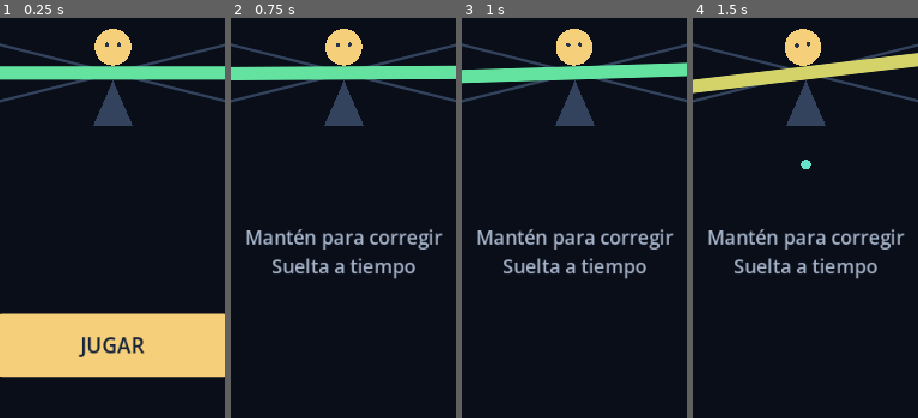
Above: before the commit, frames 1-4 (left to right).
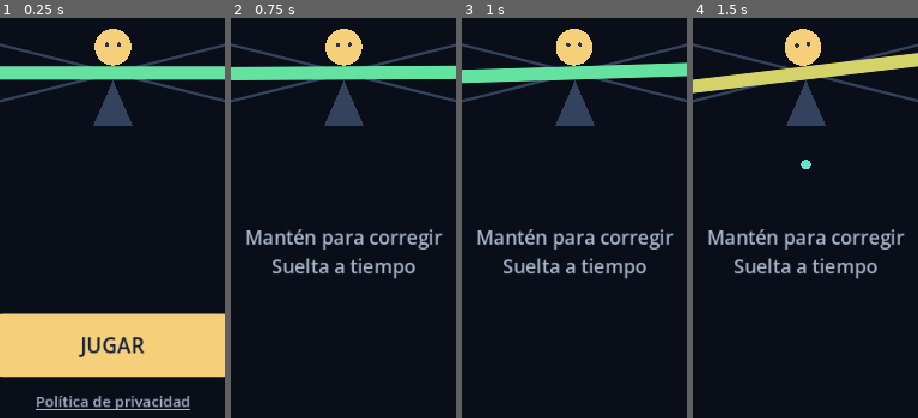
Above: after the commit, the same moments.

Repository: eze01061985/Equilibrista
Game: Godot game, scene res://scenes/start.tscn
Two runs of this game, one before a commit and one after it. Both use one fixed random seed, a clock stepped at 60 frames per second and the inputs below.
Inputs (mouse positions are % of the whole screen's width and height, from its top left):
- Up to frame 1 (0.25 s): no input
- Up to frame 2 (0.75 s): click "JUGAR" at 0.5 s
- Up to frame 3 (1 s): no input
- Up to frame 4 (1.5 s): tap Enter at 1.25 s; move the mouse to (72, 45) at 1.27 s; click (72, 45) at 1.42 s
The pictures show only the part of the screen within x 25-75%, y 45-95%; the shares and areas given below are measured in that part.

The runs differ from the first frame. In frame 1, 1.3% of the frame differs, in the area x 16-85%, y 94-98%; in frame 2, nothing differs; in frame 3, nothing differs; in frame 4, nothing differs.

Commit message:
Add privacy policy in-game link and document public GitHub Pages

Diff:
--- a/scripts/start_screen.gd
+++ b/scripts/start_screen.gd
@@ -1,5 +1,8 @@
 extends Control
 
+const PRIVACY_URL := "https://eze01061985.github.io/Equilibrista/privacy/"
+
+var privacy_link: LinkButton
 var play_button: Button
 var header: VBoxContainer
 var footer: VBoxContainer
@@ -25,6 +28,13 @@
 	play_button = Presentation.button("JUGAR")
 	play_button.pressed.connect(_play)
 	footer.add_child(play_button)
+	privacy_link = LinkButton.new()
+	privacy_link.text = "Política de privacidad"
+	privacy_link.custom_minimum_size.y = 44
+	privacy_link.add_theme_font_size_override("font_size", 18)
+	privacy_link.add_theme_color_override("font_color", Presentation.MUTED)
+	privacy_link.pressed.connect(_open_privacy)
+	add_child(privacy_link)
 	resized.connect(_layout)
 	_layout.call_deferred()
 
@@ -34,12 +44,23 @@
 	header.size = Vector2(safe.size.x, 120)
 	footer.position = Vector2(safe.position.x, safe.end.y - 136)
 	footer.size = Vector2(safe.size.x, 76)
+	privacy_link.size = privacy_link.get_combined_minimum_size()
+	privacy_link.position = Vector2(safe.position.x + (safe.size.x - privacy_link.size.x) / 2.0, safe.end.y - 44)
 
 func _input(event: InputEvent) -> void:
+	if event is InputEventScreenTouch and event.pressed and privacy_link.get_global_rect().has_point(event.position):
+		get_viewport().set_input_as_handled()
+		_open_privacy()
+		return
 	# No emulamos mouse desde touch: el botón recibe el toque explícitamente.
 	if event is InputEventScreenTouch and event.pressed and play_button.get_global_rect().has_point(event.position):
 		get_viewport().set_input_as_handled()
 		_play()
+
+func _open_privacy() -> void:
+	var error := OS.shell_open(PRIVACY_URL)
+	if error != OK:
+		push_warning("No se pudo abrir la política de privacidad: %s" % error)
 
 func _play() -> void:
 	if starting:
--- /dev/null
+++ b/tests/privacy_link_test.gd
@@ -0,0 +1,74 @@
+extends SceneTree
+
+class TestMenu extends "res://scripts/start_screen.gd":
+	var opened := 0
+	func _open_privacy() -> void:
+		opened += 1
+		if "--open-browser" in OS.get_cmdline_user_args():
+			super._open_privacy()
+
+func _initialize() -> void:
+	call_deferred("_run")
+
+func _run() -> void:
+	root.size = Vector2i(432, 768)
+	root.content_scale_size = Vector2i(540, 960)
+	root.content_scale_mode = Window.CONTENT_SCALE_MODE_CANVAS_ITEMS
+	var menu := TestMenu.new()
+	root.add_child(menu)
+	menu.set_anchors_and_offsets_preset(Control.PRESET_FULL_RECT)
+	current_scene = menu
+	await process_frame
+	await process_frame
+	assert(menu.PRIVACY_URL == "https://eze01061985.github.io/Equilibrista/privacy/")
+	assert(not menu.privacy_link.get_global_rect().intersects(menu.play_button.get_global_rect()))
+	for touch in [false, true]:
+		var center := menu.privacy_link.get_global_rect().get_center()
+		for pressed in [true, false]:
+			if touch:
+				var event := InputEventScreenTouch.new()
+				event.position = center
+				event.pressed = pressed
+				root.push_input(event, true)
+			else:
+				var event := InputEventMouseButton.new()
+				event.position = center
+				event.button_index = MOUSE_BUTTON_LEFT
+				event.pressed = pressed
+				root.push_input(event, true)
+		await process_frame
+		assert(menu.opened == (2 if touch else 1), "Cada click/touch abre una sola vez")
+		assert(current_scene == menu and not menu.starting, "Privacidad no inicia una partida")
+	if DisplayServer.get_name() != "headless":
+		await RenderingServer.frame_post_draw
+		root.get_texture().get_image().save_png("user://privacy-menu.png")
+	# Volver al menú tras abrir el navegador y jugar sin heredar el toque.
+	var center := menu.play_button.get_global_rect().get_center()
+	for pressed in [true, false]:
+		var event := InputEventMouseButton.new()
+		event.position = center
+		event.button_index = MOUSE_BUTTON_LEFT
+		event.pressed = pressed
+		root.push_input(event, true)
+	await process_frame
+	await process_frame
+	var game: Control = current_scene
+	assert(game != menu and game.analytics.attempt_number == 1)
+	game.set_physics_process(false)
+	game.analytics.best_seconds = 999999.0 # No escribir el récord real del usuario.
+	assert(not game.player_input.is_pressing())
+	for step in range(600):
+		game._physics_process(1.0 / 60.0)
+		if game.model.is_game_over:
+			break
+	assert(game.model.is_game_over, "La partida puede perderse tras volver del navegador")
+	for pressed in [true, false]:
+		var event := InputEventScreenTouch.new()
+		event.position = Vector2(30, 30)
+		event.pressed = pressed
+		root.push_input(event, true)
+	assert(not game.model.is_game_over and game.analytics.attempt_number == 2)
+	assert(not game.player_input.is_pressing())
+	game.audio.stop()
+	print("PASS privacy: mouse/touch, apertura única, URL y menú intacto")
+	quit()
Not shown, changed: PRIVACY.md
Not shown, changed: RELEASE.md
